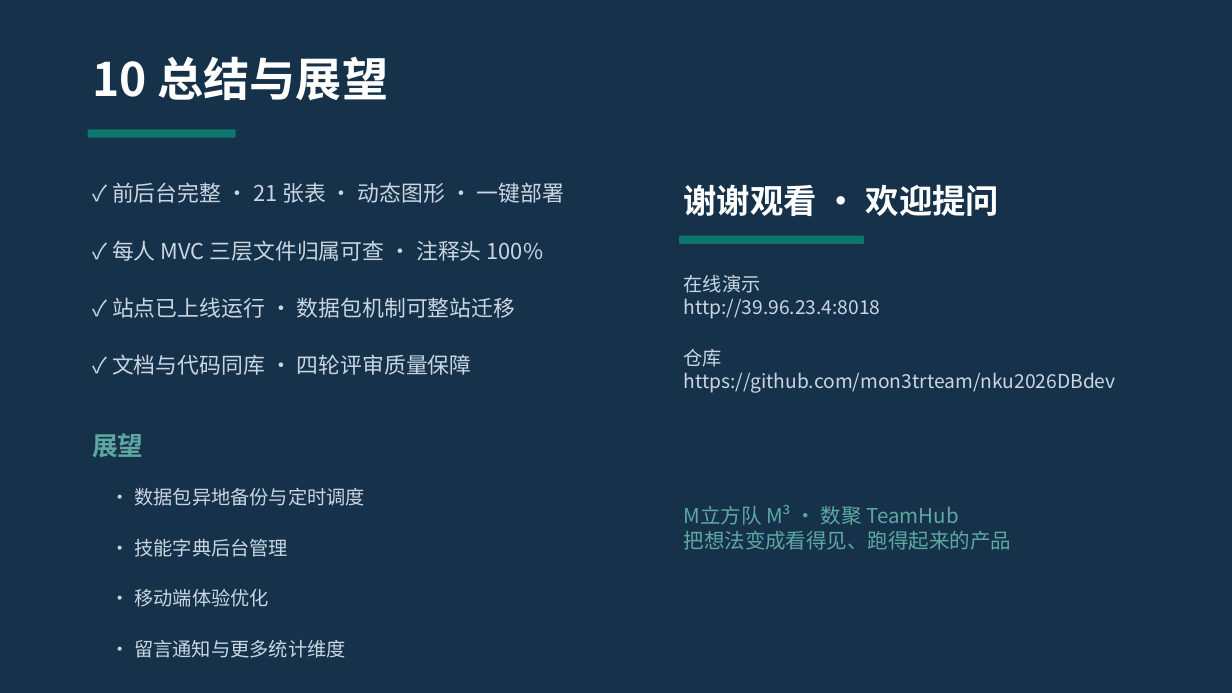
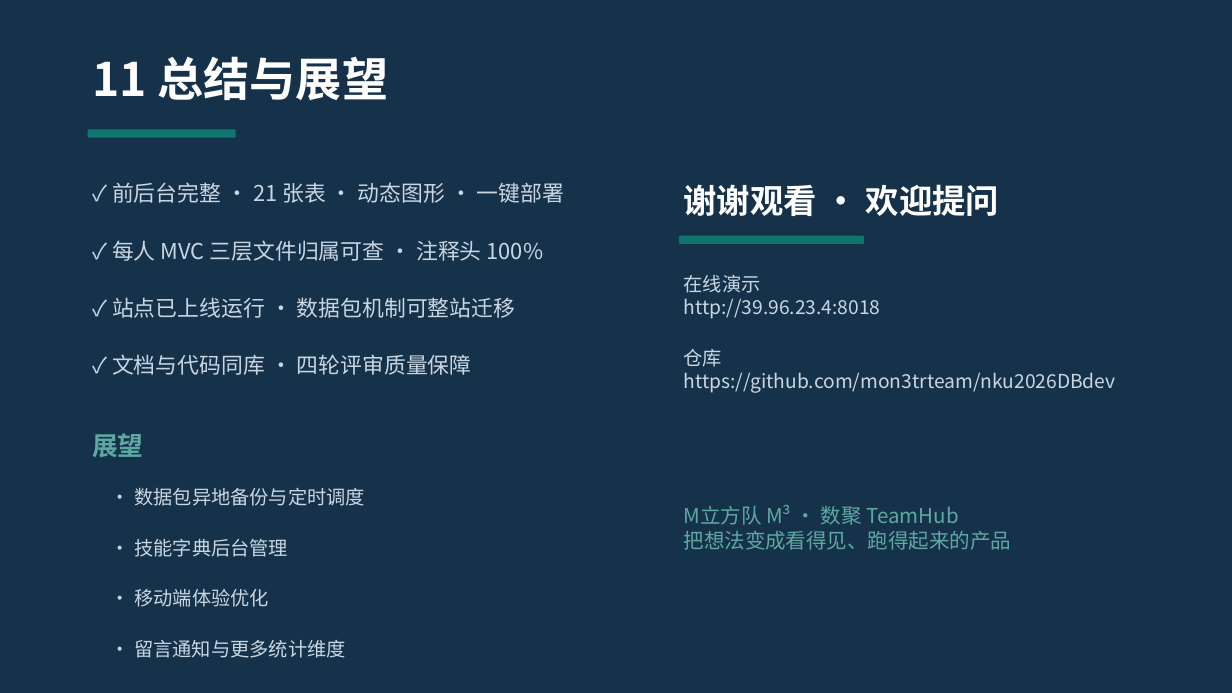
Before and after one commit to mon3trteam/nku2026DBdev, a slide deck: slide 14 of code/data/team/06-项目展示PPT/M立方队_项目展示PPT(2413421_2411672_2412796_2411282).pptx (slide 13 before the commit). Drawn at 1232x693 pixels with LibreOffice and Linux fonts; fonts in the diff are those of the drawing. Boxes give left, top, right and bottom in pixels: in the first picture for what was removed or moved away, otherwise in the second. Text is boxed around its words. In the diff, an @@ line names an element or a change of style, - is before the commit and + after.

```diff
--- a/code/data/team/06-项目展示PPT/M立方队_项目展示PPT(2413421_2411672_2412796_2411282).pptx
+++ b/code/data/team/06-项目展示PPT/M立方队_项目展示PPT(2413421_2411672_2412796_2411282).pptx
@@ text at bbox=[92, 56, 388, 101]: text changed @@
-10 总结与展望
+11 总结与展望
```
Also in this commit, not shown: 2 other slides changed, 1 slide added, 4 other files.
